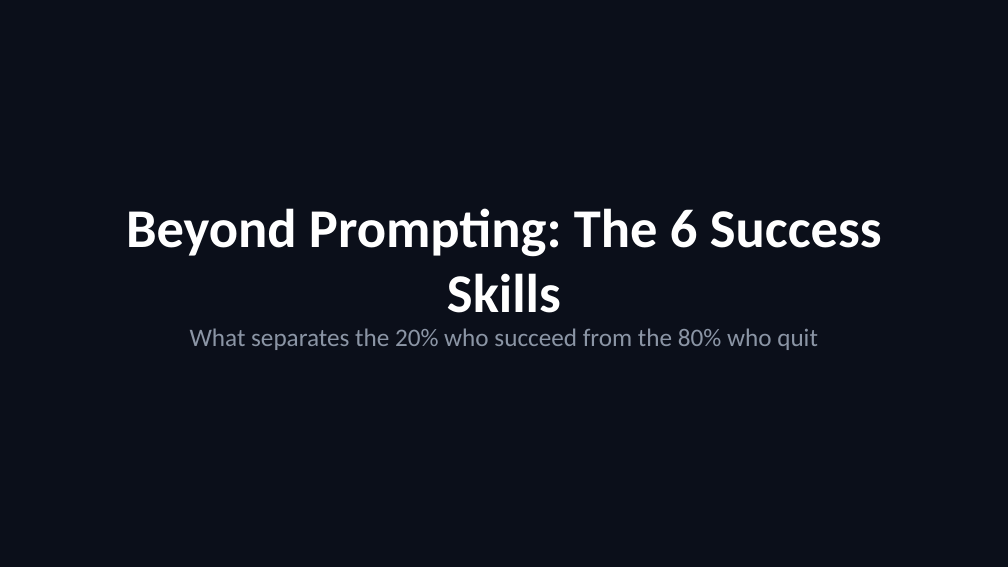
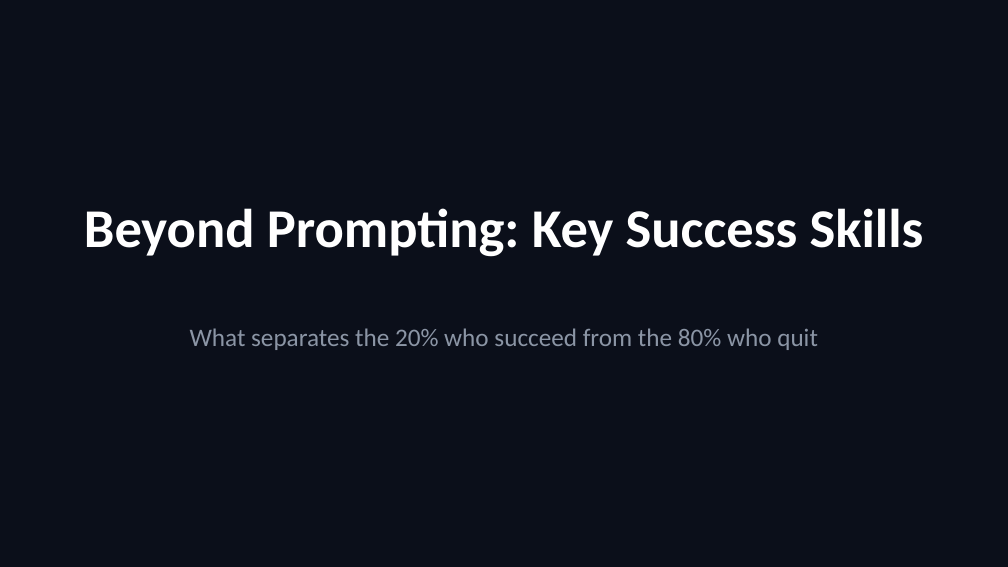
Before and after one commit to scottrhay/AIA-ClaudeCopilot, a slide deck: slide 23 of slides/Day1_Claude_for_Business.pptx (slide 24 before the commit). Drawn at 1008x567 pixels with LibreOffice and Linux fonts; fonts in the diff are those of the drawing. Boxes give left, top, right and bottom in pixels: in the first picture for what was removed or moved away, otherwise in the second. Text is boxed around its words. In the diff, an @@ line names an element or a change of style, - is before the commit and + after.

```diff
--- a/slides/Day1_Claude_for_Business.pptx
+++ b/slides/Day1_Claude_for_Business.pptx
@@ text at (x1=84, y1=208, x2=924, y2=257): text changed @@
-Beyond Prompting: The 6 Success Skills
+Beyond Prompting: Key Success Skills
```
Also in this commit, not shown: 1 slide added, 1 slide removed, 3 other files.
